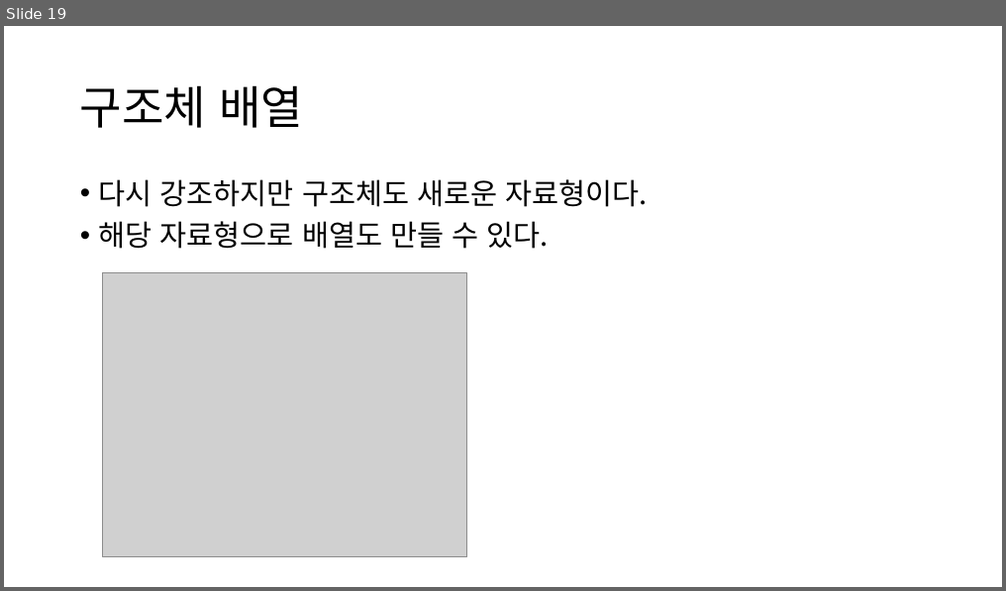
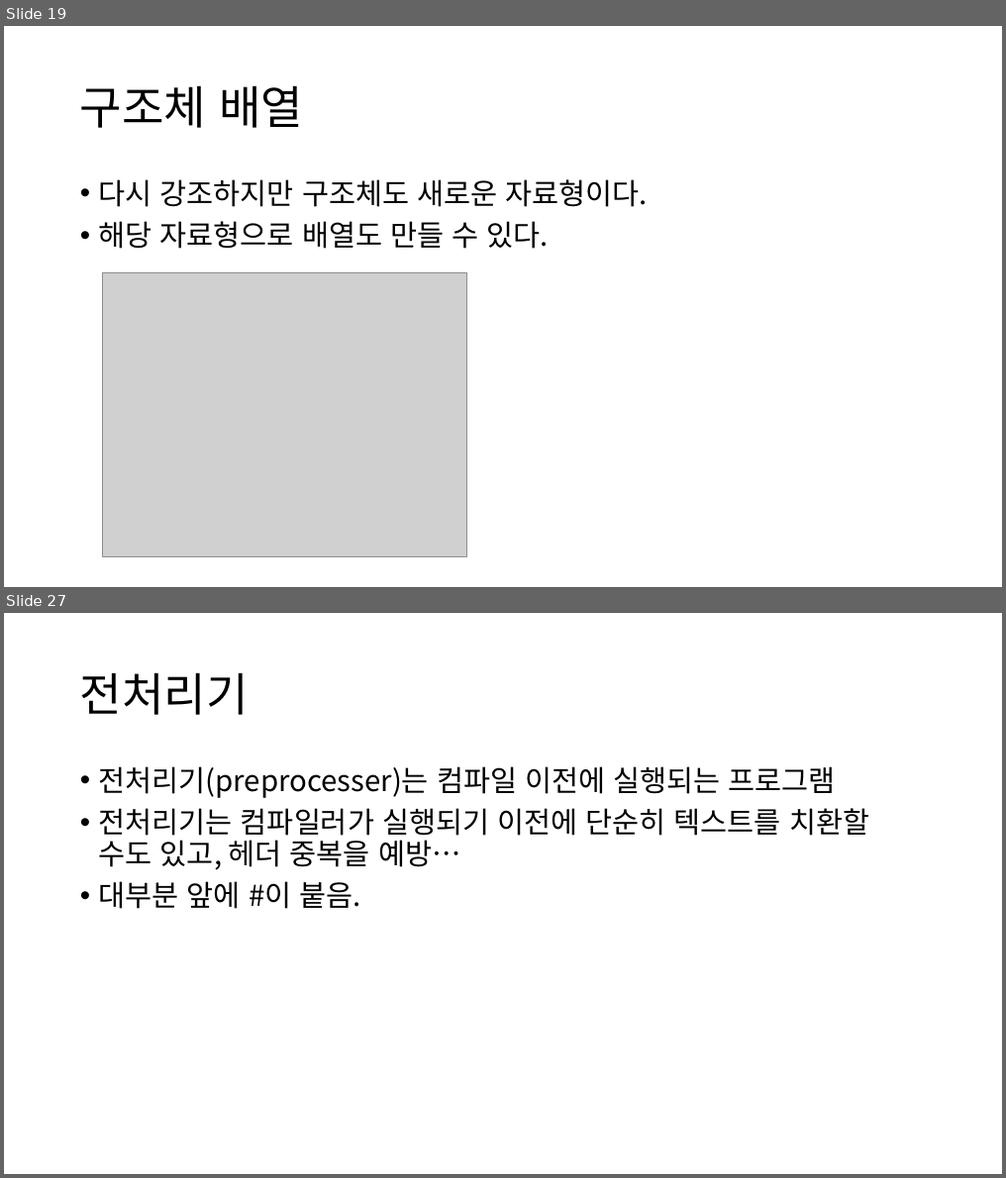
Before and after one commit to JJhuk/2020-SMUtutoring, a slide deck: 튜터링 6주차.pptx. Shown one above the other, each under a label of ours: slide 19 before the commit, slides 19 and 27 after it; the slides between them are not shown. The pictures are 1006x591 and 1006x1178 pixels, drawn with LibreOffice and Linux fonts; fonts in the diff are those of the drawing; grey boxes stand for pictures. Boxes give left, top, right and bottom in pixels: in the first picture for what was removed or moved away, otherwise in the second. Text is boxed around its words. In the diff, an @@ line names an element or a change of style, - is before the commit and + after.

```diff
--- a/튜터링 6주차.pptx
+++ b/튜터링 6주차.pptx
@@ slide 27 added at bbox=[4, 613, 1002, 1174], background #FFFFFF @@
@@ title added at bbox=[80, 672, 249, 715], 44 pt, text #000000 @@
+전처리기
@@ text added at bbox=[99, 766, 869, 909], 28 pt, text #000000 @@
+• 전처리기(preprocesser)는 컴파일 이전에 실행되는 프로그램
+• 전처리기는 컴파일러가 실행되기 이전에 단순히 텍스트를 치환할 수도 있고, 헤더 중복을 예방…
+• 대부분 앞에 #이 붙음.
```
Also in this commit, not shown: 1 slide changed, 10 other slides added.
